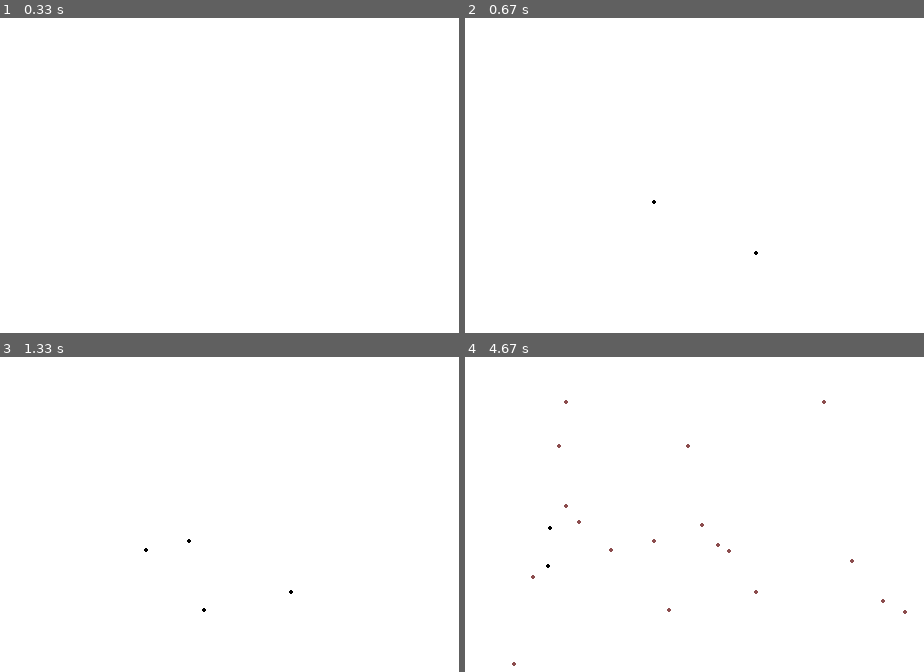
Above: before the commit, frames 1-4 (two rows, left to right).
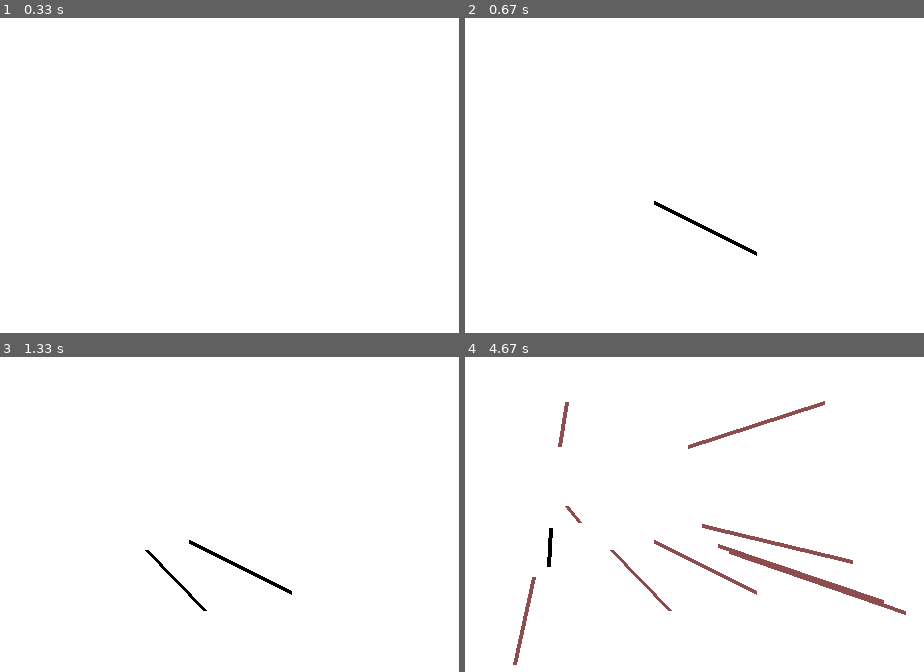
Above: after the commit, the same moments.

Repository: ColdMacaroni/pygame-animate
Game: pygame game, started from main.py
The game is run twice, just before and just after one commit, with the same random seed, the same clock (stepped at 60 frames per second) and the same inputs.
Inputs (mouse positions are in pixels of both pictures, inside the frame that each line leads up to):
- Up to frame 1 (0.33 s): no input
- Up to frame 2 (0.67 s): press the mouse at (552, 150) at 0.37 s; move the mouse to (653, 200) at 0.47 s; release the mouse at (754, 254) at 0.6 s
- Up to frame 3 (1.33 s): tap . at 0.67 s; press the mouse at (87, 489) at 1.03 s; move the mouse to (146, 549) at 1.13 s; release the mouse at (201, 609) at 1.27 s
- Up to frame 4 (4.67 s): press the mouse at (552, 489) at 1.37 s; move the mouse to (703, 523) at 1.47 s; release the mouse at (850, 561) at 1.6 s; press the mouse at (552, 489) at 1.7 s; move the mouse to (731, 552) at 1.8 s; release the mouse at (905, 612) at 1.93 s; press the mouse at (552, 489) at 2.03 s; move the mouse to (689, 445) at 2.13 s; release the mouse at (823, 401) at 2.27 s; tap , at 2.33 s; press the mouse at (552, 489) at 2.7 s; move the mouse to (556, 445) at 2.8 s; release the mouse at (565, 401) at 2.93 s; press the mouse at (552, 489) at 3.03 s; move the mouse to (533, 577) at 3.13 s; release the mouse at (515, 662) at 3.27 s; press the mouse at (552, 489) at 3.37 s; move the mouse to (565, 505) at 3.47 s; release the mouse at (579, 520) at 3.6 s; press the mouse at (552, 489) at 3.7 s; move the mouse to (717, 546) at 3.8 s; release the mouse at (882, 599) at 3.93 s; tap N at 4 s; press the mouse at (552, 489) at 4.37 s; move the mouse to (552, 527) at 4.47 s; release the mouse at (547, 564) at 4.6 s

Frame 1 is identical in both runs. In frame 2, 0.3% of the frame differs, in the area x 40-64%, y 57-76%; in frame 3, 0.4%; in frame 4, 2.6%, in the area x 10-97%, y 13-99%.

Commit message:
Smoother drawing by connecting dots with lines

Diff:
--- a/app.py
+++ b/app.py
@@ -27,27 +27,40 @@
 
     def new_frame(self):
         """Inserts a new frame after the one we're viewing"""
+        self.stop_drawing()
         self.frames.insert(self.frame_idx + 1, Canvas(self.size))
         self.frame_idx += 1
 
     def del_frame(self):
         """Deletes the currently viewed frame"""
+        self.stop_drawing()
+
         self.frames.pop(self.frame_idx)
 
         self.frame_idx = max(0, self.frame_idx - 1)
 
     def next_frame(self):
         """Switches to the next frame, loops around"""
+        self.stop_drawing()
+
         self.frame_idx += 1
         self.frame_idx %= len(self.frames)
 
     def prev_frame(self):
         """Switches to the previous frame, loops around"""
+        self.stop_drawing()
+
         self.frame_idx -= 1
         self.frame_idx %= len(self.frames)
 
     def draw(self, pos: tuple[int, int]):
-        self.frame.draw(pos, self.brush, self.brush_color)
+        self.frame.draw(pos, self.brush_color)
+
+    def start_drawing(self):
+        self.frame.start_drawing(self.brush)
+
+    def stop_drawing(self):
+        self.frame.stop_drawing()
 
     def get_onion_stack(self, layers: int) -> list[Surface]:
         """Returns onion layers.
--- a/canvas.py
+++ b/canvas.py
@@ -41,6 +41,11 @@
         self.width, self.height = size
         self.colorkey = colorkey
 
+        # For connecting each point drawn
+        self.prev_spot = None
+        self.drawing = False
+        self.brush_size = None
+
         self.surface = Surface(size)
         self.surface.set_colorkey(colorkey)
         self.surface.fill(colorkey)
@@ -48,11 +53,34 @@
     def draw(
         self,
         pos,
-        brush_size: BrushSize,
         color: Color = Color(0x00, 0x00, 0x00),
     ):
         """Draws a circle at the given position, with all the stuff"""
-        pygame.draw.circle(self.surface, color, pos, brush_size.size())
+        assert (
+            self.drawing and self.brush_size is not None
+        ), "Attempted to draw without starting drawing"
+
+        if self.prev_spot is not None:
+            pygame.draw.line(
+                self.surface,
+                color,
+                self.prev_spot,
+                pos,
+                self.brush_size.size() * 2,
+            )
+
+        self.prev_spot = pos
+
+    def start_drawing(self, brush_size: BrushSize):
+        """Start connecting between the dots"""
+        self.prev_spot = None
+        self.drawing = True
+        self.brush_size = brush_size
+
+    def stop_drawing(self):
+        self.prev_spot = None
+        self.drawing = False
+        self.brush_size = None
 
     def save(self, fn: str):
         """Save the surface to the given file"""
--- a/main.py
+++ b/main.py
@@ -59,12 +59,14 @@
                     running = False
 
                 case pygame.MOUSEBUTTONDOWN:
+                    app.start_drawing()
                     # Left click
                     if e.button == 1:
                         dragging = True
 
                 case pygame.MOUSEBUTTONUP:
                     # Left click
+                    app.stop_drawing()
                     if e.button == 1:
                         dragging = False
 
